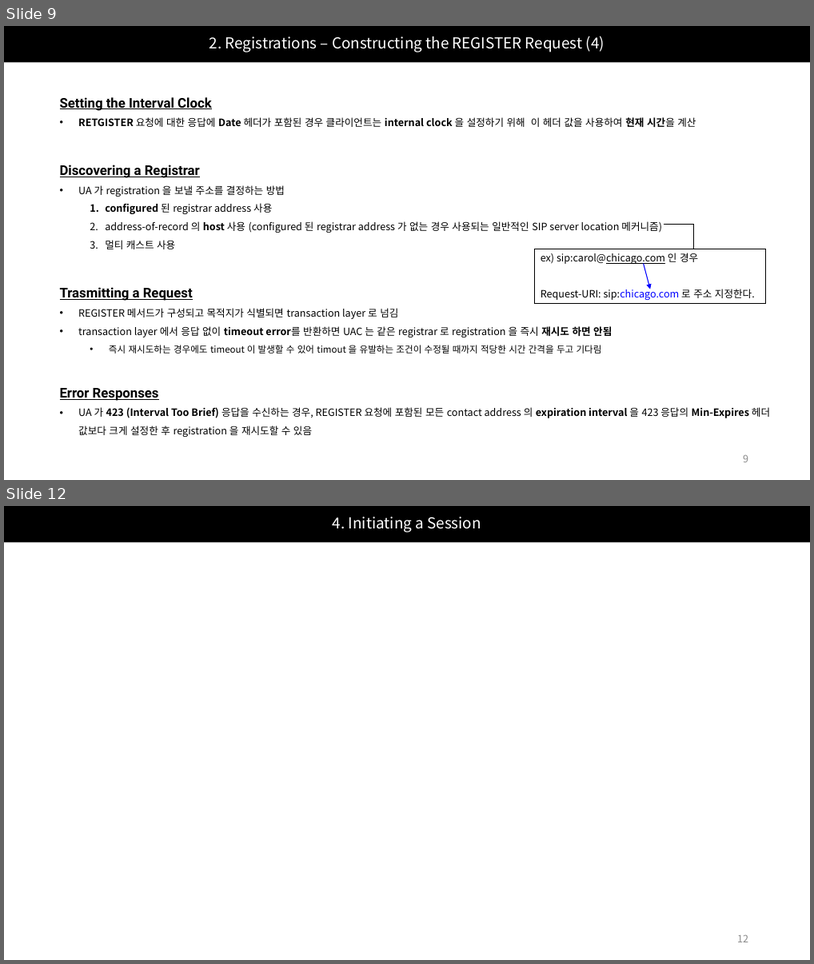
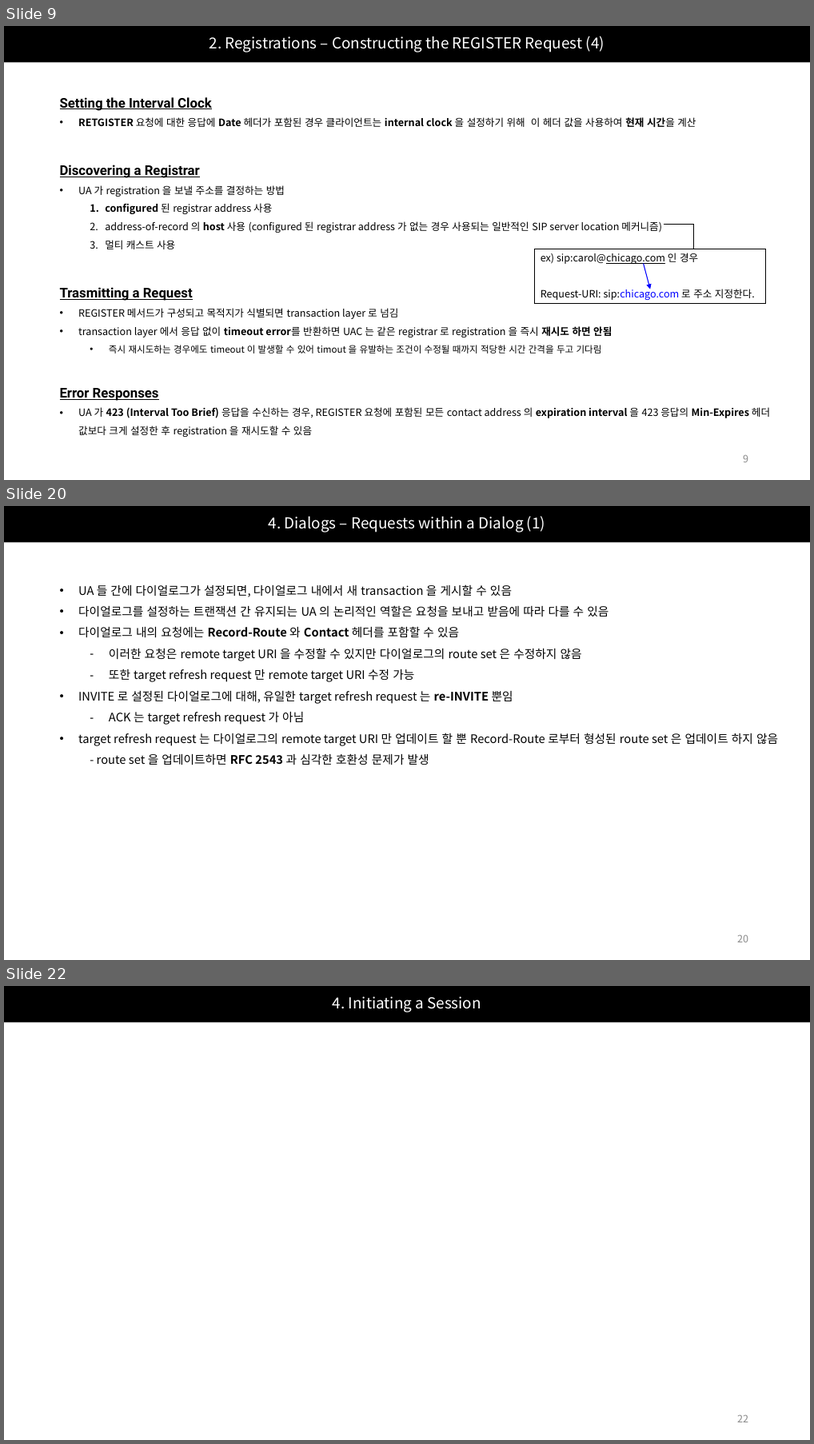
Before and after one commit to Epsilonely/SIP-Survey, a slide deck: 세미나 2차.pptx. Shown one above the other, each under a label of ours: slides 9 and 12 before the commit, slides 9, 20 and 22 after it; the slides between them are not shown. The pictures are 814x964 and 814x1444 pixels, drawn with LibreOffice and Linux fonts; fonts in the diff are those of the drawing. Boxes give left, top, right and bottom in pixels: in the first picture for what was removed or moved away, otherwise in the second. Text is boxed around its words. In the diff, an @@ line names an element or a change of style, - is before the commit and + after.

```diff
--- a/세미나 2차.pptx
+++ b/세미나 2차.pptx
@@ slide 20 added at [4,506,810,960], background #FFFFFF @@
@@ title added at [4,506,810,542], fill #000000, 18 pt, text #FFFFFF @@
+4. Dialogs – Requests within a Dialog (1)
@@ text added at [78,584,778,764], 14 pt, text #000000 @@
+• UA 들 간에 다이얼로그가 설정되면, 다이얼로그 내에서 새 transaction 을 게시할 수 있음
+• 다이얼로그를 설정하는 트랜잭션 간 유지되는 UA 의 논리적인 역할은 요청을 보내고 받음에 따라 다를 수 있음
+• 다이얼로그 내의 요청에는 Record-Route 와 Contact 헤더를 포함할 수 있음
+  – 이러한 요청은 remote target URI 을 수정할 수 있지만 다이얼로그의 route set 은 수정하지 않음
+  – 또한 target refresh request 만 remote target URI 수정 가능
+• INVITE 로 설정된 다이얼로그에 대해, 유일한 target refresh request 는 re-INVITE 뿐임
+  – ACK 는 target refresh request 가 아님
+• target refresh request 는 다이얼로그의 remote target URI 만 업데이트 할 뿐 Record-Route 로부터 형성된 route set 은 업데이트 하지 않음
+  - route set 을 업데이트하면 RFC 2543 과 심각한 호환성 문제가 발생
@@ page number added at [738,935,749,942], 12 pt, text #8C8C8C @@
+20
@@ what was slide 12 is now slide 22 @@
@@ page number at [738,1415,749,1422]: text changed @@
-12
+22
```
Also in this commit, not shown: 5 slides changed, 10 other slides added, 1 slide removed.
